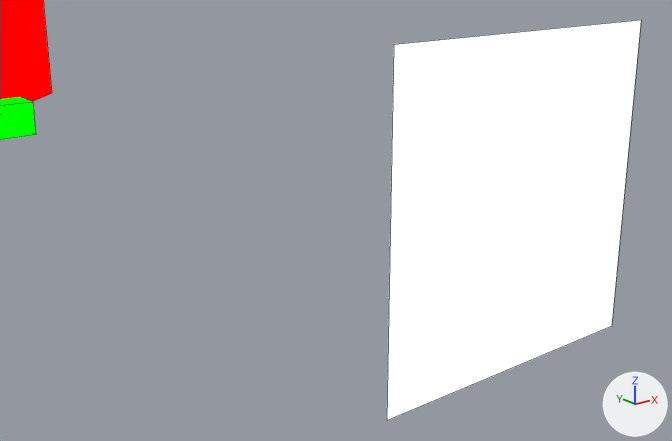
Before and after pictures for a commit that changed the Blender file assets-source/blender/motion/argentinosaurus-walk.blend.
Before and after are seen from a 50 mm lens placed at (129.9, -32.99, 62.87), pointed at (132.7, -29.49, 61.47). Arrows for +X, +Y and +Z are at lower right; the lights stay in place. The first picture is the older version. Mesh edges are drawn as thin lines.

In view in the first picture: 'DinoTycoon_Motion_argentinosaurus_walk_eye', 'DinoTycoon_Motion_argentinosaurus_walk_head', 'DinoTycoon_Motion_argentinosaurus_walk_jaw'.
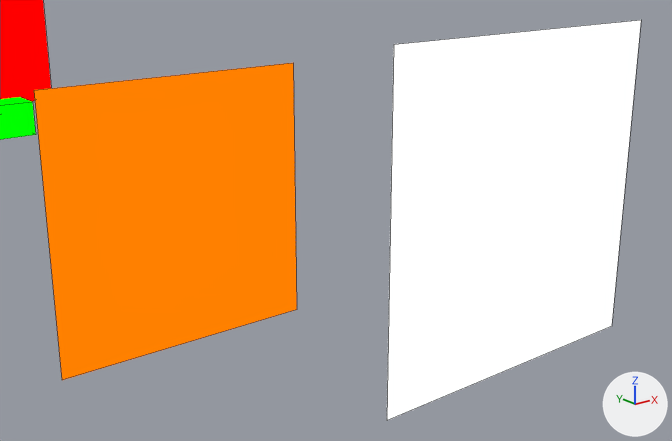
Pixel boxes (x1, y1, x2, y2) of what changed, in the pictures (672 x 441 px):
'DinoTycoon_Motion_argentinosaurus_walk_eye_white', added (orange): after (34, 63, 297, 380)

Diff of the bpy script that builds the scene:
```diff
--- a/assets-source/blender/motion/argentinosaurus-walk.blend.py
+++ b/assets-source/blender/motion/argentinosaurus-walk.blend.py
@@ mat_dinotycoon_role_y @@
+mat_dinotycoon_role_y = emission_material('DinoTycoon_Role_Y')
+mat_dinotycoon_role_y.base_color = (1.0, 0.216, 0.0)  # orange #ff8000
@@ me_dinotycoon_motion_argentinosaurus_walk_sample_eye_white @@
+me_dinotycoon_motion_argentinosaurus_walk_sample_eye_white.from_pydata([(131.4, -29.0, 62.2), (132.8, -29.0, 62.2), (132.8, -29.0, 60.8), (131.4, -29.0, 60.8), (131.4, -29.0, 62.2), (132.8, -29.0, 62.2), (132.8, -29.0, 60.8), (131.4, -29.0, 60.8)], [], [(3, 2, 1, 0), (4, 5, 6, 7), (0, 1, 5, 4), (1, 2, 6, 5), (2, 3, 7, 6), (3, 0, 4, 7)])
+me_dinotycoon_motion_argentinosaurus_walk_sample_eye_white.materials.append(mat_dinotycoon_role_y)  # orange #ff8000
@@ ob_dinotycoon_motion_argentinosaurus_walk_eye_white @@
+ob_dinotycoon_motion_argentinosaurus_walk_eye_white = bpy.data.objects.new('DinoTycoon_Motion_argentinosaurus_walk_eye_white', me_dinotycoon_motion_argentinosaurus_walk_sample_eye_white)
+ob_dinotycoon_motion_argentinosaurus_walk_eye_white.location = (0.0, 0.0, 0.0)
```
